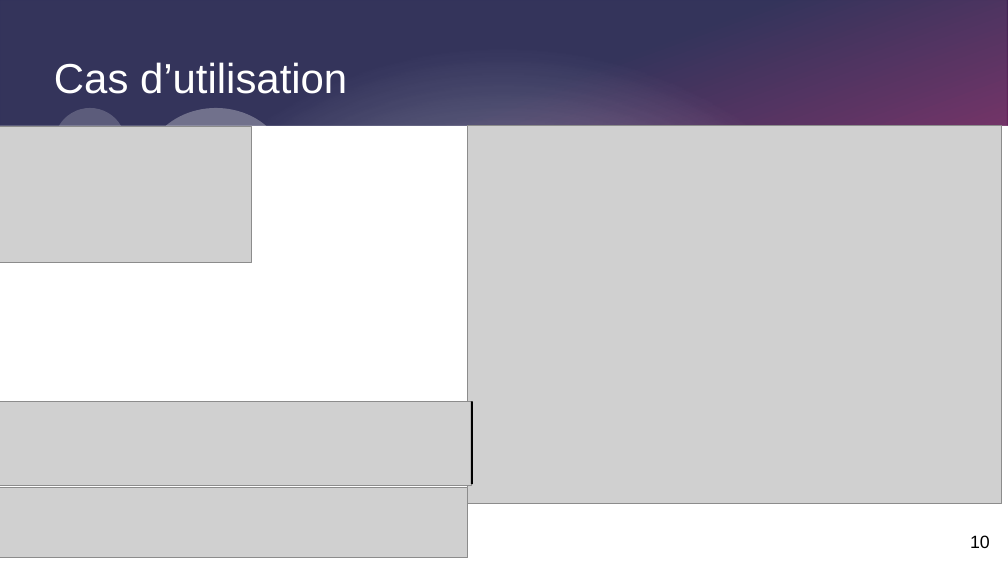
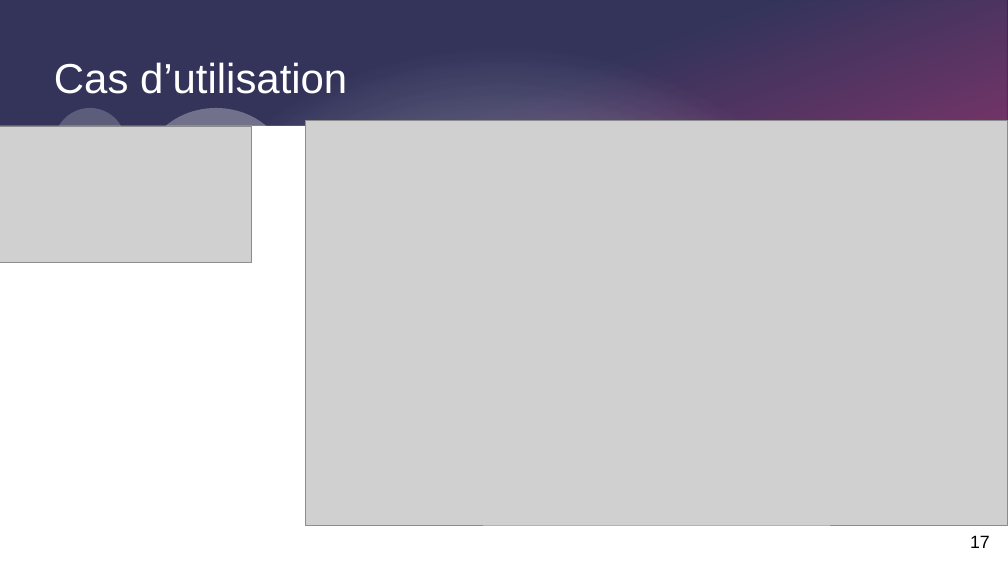
Before and after one commit to Corentinh2/PROJET_GESTIONNAIRE_DE_CHARGE, a slide deck: slide 17 of Diapo_revue1_projet.odp (slide 10 before the commit). Drawn at 1008x567 pixels with LibreOffice and Linux fonts; fonts in the diff are those of the drawing; grey boxes stand for pictures. Boxes give left, top, right and bottom in pixels: in the first picture for what was removed or moved away, otherwise in the second. Text is boxed around its words. In the diff, an @@ line names an element or a change of style, - is before the commit and + after.

```diff
--- a/Diapo_revue1_projet.odp
+++ b/Diapo_revue1_projet.odp
@@ picture: place and size @@
-picture at bbox=[468, 126, 1003, 504]
+picture at bbox=[306, 121, 1008, 525]
@@ picture removed at bbox=[0, 402, 472, 486] @@
@@ line removed from (472, 402) to (472, 484) @@
@@ picture removed at bbox=[0, 488, 468, 558] @@
@@ page number at bbox=[970, 535, 990, 548]: text changed @@
-10
+17
```
Also in this commit, not shown: 14 other slides changed, 9 slides added, 5 slides removed, 20 other files.
